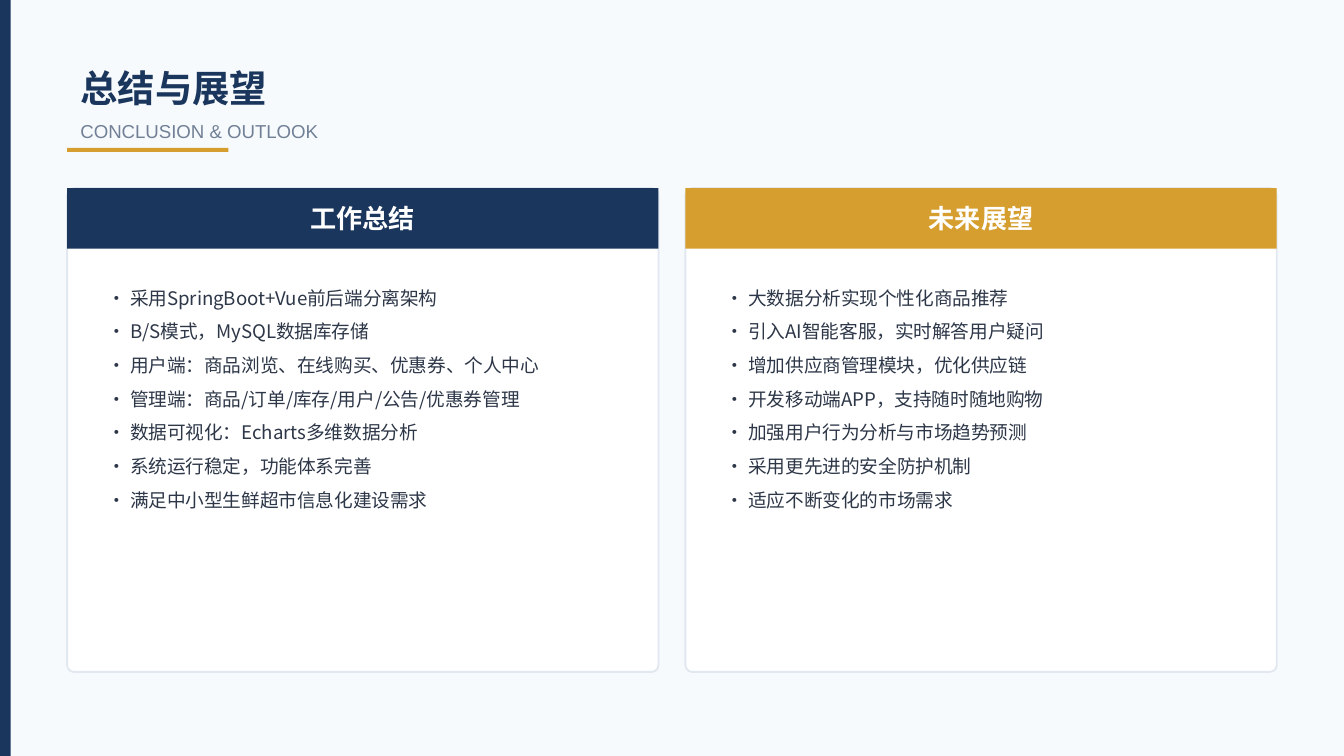
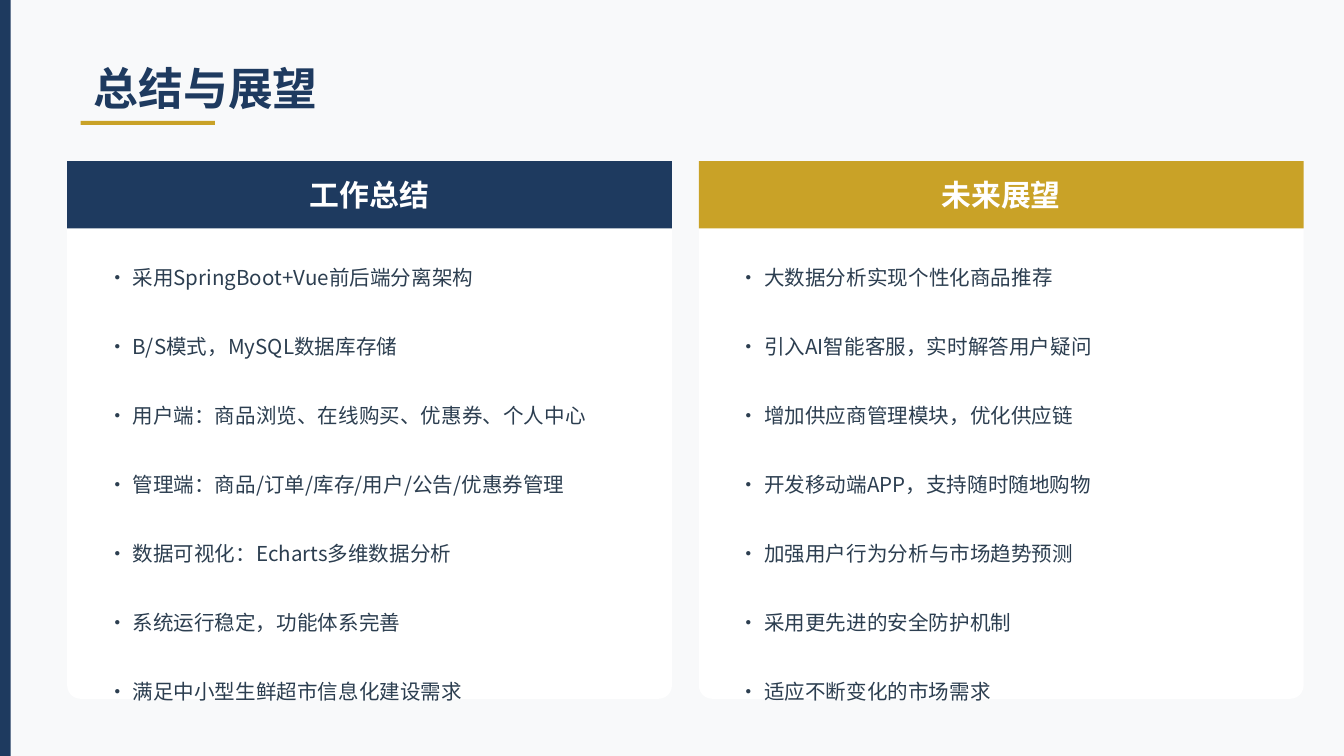
Before and after one commit to lvolk555/Trea--warehouse-, a slide deck: slide 21 of 生鲜超市综合管理系统_毕业答辩PPT.pptx. Drawn at 1344x756 pixels with LibreOffice and Linux fonts; fonts in the diff are those of the drawing. Boxes give left, top, right and bottom in pixels: in the first picture for what was removed or moved away, otherwise in the second. Text is boxed around its words. In the diff, an @@ line names an element or a change of style, - is before the commit and + after.

Commit message:
优化PPT排版 - 添加学校特色元素，优化间距布局

```diff
--- a/生鲜超市综合管理系统_毕业答辩PPT.pptx
+++ b/生鲜超市综合管理系统_毕业答辩PPT.pptx
@@ background #F7FAFC to #F8F9FA @@
@@ text "总结与展望": place and size @@
-text "总结与展望" at box(80, 70, 267, 106)
+text "总结与展望" at box(94, 67, 318, 109)
@@ text "总结与展望" at box(94, 67, 318, 109): size 20 to 24 pt, text colour #1A365D to #1E3A5F @@
@@ text removed at box(80, 125, 318, 138) @@
-CONCLUSION & OUTLOOK
@@ rectangle at box(81, 121, 215, 125): fill #D69E2E to #C9A227 @@
@@ rectangle: place and size @@
-rectangle at box(67, 148, 228, 152)
+rectangle at box(81, 121, 215, 125)
@@ text "工作总结": place and size @@
-text "工作总结" at box(310, 205, 415, 231)
+text "工作总结" at box(310, 180, 429, 209)
@@ text "工作总结" at box(310, 180, 429, 209): size 14 to 16 pt @@
@@ rounded rectangle: place and size @@
-rounded rectangle at box(67, 188, 659, 672)
+rounded rectangle at box(67, 161, 672, 699)
@@ rounded rectangle at box(67, 161, 672, 699): outline #E2E8F0 1 pt to none; proportions changed @@
@@ rectangle: place and size @@
-rectangle at box(67, 188, 659, 249)
+rectangle at box(67, 161, 672, 228)
@@ rectangle at box(67, 161, 672, 228): fill #1A365D to #1E3A5F @@
@@ text "未来展望" at box(942, 180, 1061, 209): size 14 to 16 pt @@
@@ text "未来展望": place and size @@
-text "未来展望" at box(929, 205, 1034, 231)
+text "未来展望" at box(942, 180, 1061, 209)
@@ rounded rectangle at box(699, 161, 1304, 699): outline #E2E8F0 1 pt to none; proportions changed @@
@@ rounded rectangle: place and size @@
-rounded rectangle at box(685, 188, 1277, 672)
+rounded rectangle at box(699, 161, 1304, 699)
@@ rectangle: place and size @@
-rectangle at box(685, 188, 1277, 249)
+rectangle at box(699, 161, 1304, 228)
@@ rectangle at box(699, 161, 1304, 228): fill #D69E2E to #C9A227 @@
@@ text "• 采用SpringBoot+Vue前后端分离架构": place and size @@
-text "• 采用SpringBoot+Vue前后端分离架构" at box(130, 289, 539, 509)
+text "• 采用SpringBoot+Vue前后端分离架构" at box(132, 267, 585, 701)
@@ text "• 采用SpringBoot+Vue前后端分离架构" at box(132, 267, 585, 701): size 10 to 11 pt, text colour #2D3748 to #2C3E50; line spacing 1.5 to 1.4 @@
@@ text "• 大数据分析实现个性化商品推荐" at box(764, 267, 1092, 701): size 10 to 11 pt, text colour #2D3748 to #2C3E50; line spacing 1.5 to 1.4 @@
@@ text "• 大数据分析实现个性化商品推荐": place and size @@
-text "• 大数据分析实现个性化商品推荐" at box(748, 289, 1044, 509)
+text "• 大数据分析实现个性化商品推荐" at box(764, 267, 1092, 701)
```
Also in this commit, not shown: 15 other slides changed, 6 slides added, 6 slides removed.
